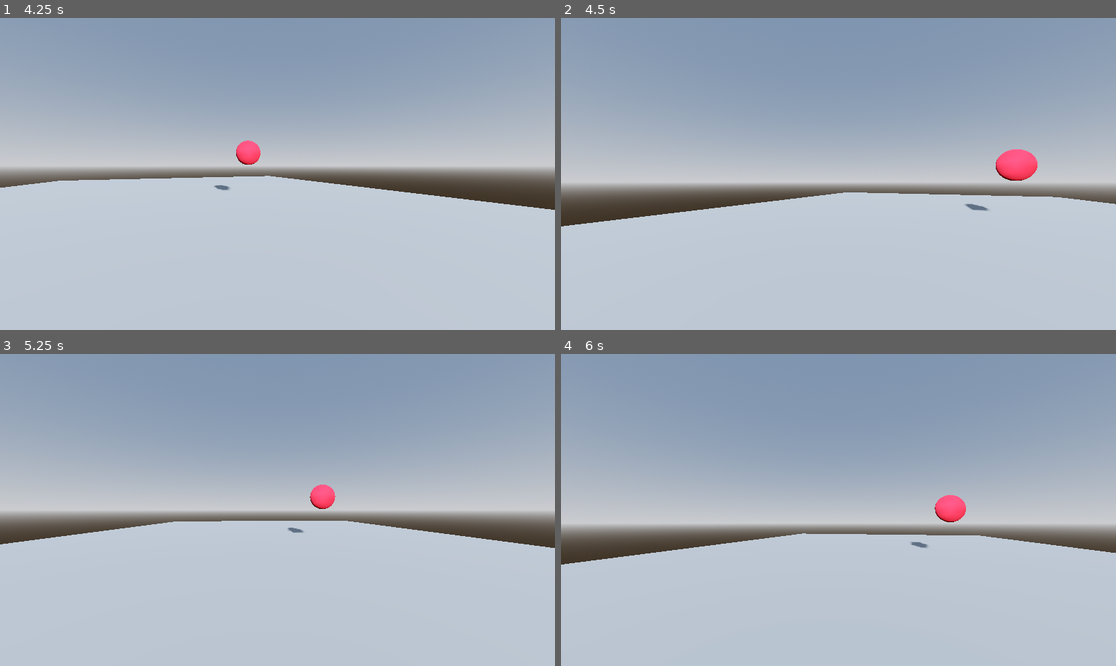
Above: before the commit, frames 1-4 (two rows, left to right).
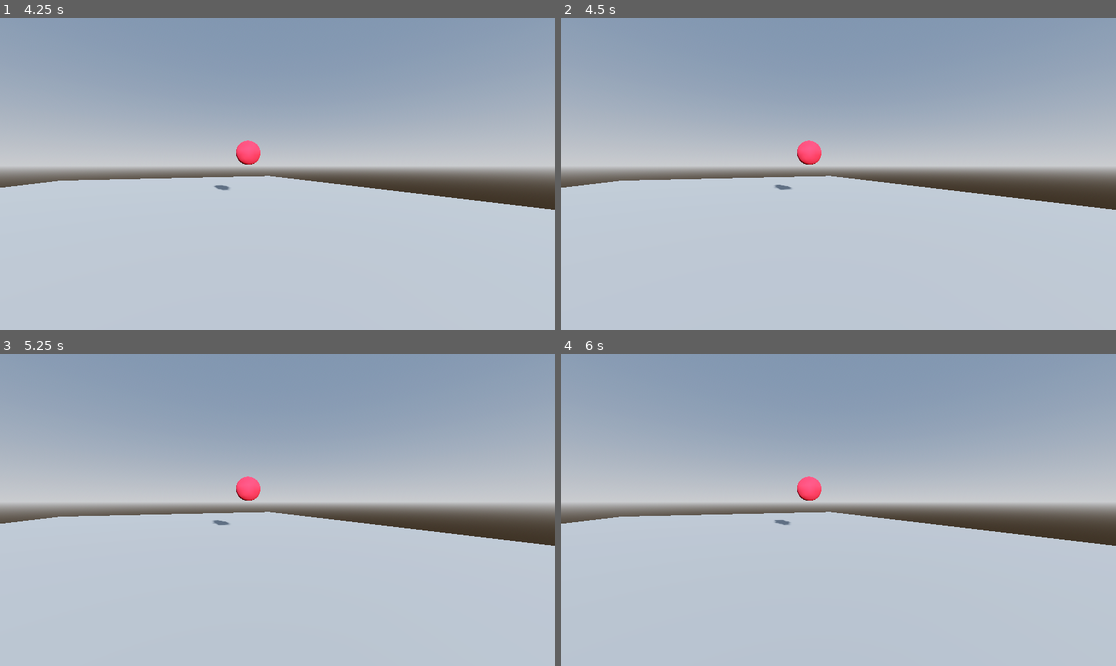
Above: after the commit, the same moments.

Repository: dama33/Sungazer
Game: Godot game, scene res://src/world/whitebox.tscn
Same seed, same stepped clock (60 frames per second), same inputs: the game is played once before the commit and once after it.
Inputs (mouse positions are in pixels of both pictures, inside the frame that each line leads up to):
- Up to frame 1 (4.25 s): tap Enter at 0.5, 2, 3.5 s; move the mouse to (305, 174) at 0.52 s; hold W (debug_forward) from 0.53 s (still down); tap Space at 1.25, 2.75 s; move the mouse to (249, 174) at 1.27 s; move the mouse to (288, 167) at 2.02 s; move the mouse to (271, 180) at 2.77 s; move the mouse to (316, 177) at 3.52 s; tap Escape (ui_cancel) at 4.15 s
- Up to frame 2 (4.5 s): keep holding W (debug_forward); move the mouse to (794, 170) at 4.27 s
- Up to frame 3 (5.25 s): keep holding W (debug_forward); move the mouse to (283, 510) at 5.02 s
- Up to frame 4 (6 s): tap Space at 5.75 s; move the mouse to (816, 503) at 5.77 s; release W (debug_forward) at 5.78 s; hold D (debug_right) from 5.78 s (still down)

Frame 1 is identical in both runs. In frame 2, 11% of the frame differs, in the area x 0-100%, y 39-67%; in frame 3, 7.8%; in frame 4, 11%.

Commit message:
added sizzling and sound stuff for player

Diff:
--- /dev/null
+++ b/default_bus_layout.tres
@@ -0,0 +1,15 @@
+[gd_resource type="AudioBusLayout" format=3 uid="uid://ddow3xla2ug3n"]
+
+[resource]
+bus/1/name = &"SFX"
+bus/1/solo = false
+bus/1/mute = false
+bus/1/bypass_fx = false
+bus/1/volume_db = -50.260223
+bus/1/send = &"Master"
+bus/2/name = &"Music"
+bus/2/solo = false
+bus/2/mute = false
+bus/2/bypass_fx = false
+bus/2/volume_db = 0.0
+bus/2/send = &"Master"
--- /dev/null
+++ b/src/ui/game_over_ui.tscn
@@ -0,0 +1,25 @@
+[gd_scene load_steps=2 format=3 uid="uid://c67s7krlh3p17"]
+
+[sub_resource type="LabelSettings" id="LabelSettings_di3v3"]
+font_size = 126
+outline_size = 60
+outline_color = Color(0, 0, 0, 1)
+
+[node name="GameOverUI" type="Control"]
+layout_mode = 3
+anchors_preset = 15
+anchor_right = 1.0
+anchor_bottom = 1.0
+grow_horizontal = 2
+grow_vertical = 2
+
+[node name="Label" type="Label" parent="."]
+layout_mode = 0
+offset_left = -4.0
+offset_top = 149.0
+offset_right = 1149.0
+offset_bottom = 523.0
+text = "GAME OVER
+Mom caught you"
+label_settings = SubResource("LabelSettings_di3v3")
+horizontal_alignment = 1
--- a/src/world/player.gd
+++ b/src/world/player.gd
@@ -1,32 +1,66 @@
 extends Area3D
 class_name Player
 
-var mouse_sensitivity = .005
+var mouse_sensitivity:float = .005
 var eye_health:float = 1000
-var DAMAGE_MODIFER = 1
+var DAMAGE_MODIFER:float = 1
+var currently_looking:bool = false
 @onready var player_camera = $Pivot/Camera3D
+@onready var game_over_ui = preload("res://src/ui/game_over_ui.tscn")
 
 func _ready():
+	random_time_for_mom_timer()
+	random_time_for_countdown_start_timer()
 	Input.mouse_mode = Input.MOUSE_MODE_CAPTURED
 	StareChecker.register_player(self)
 	StareChecker.sun_entered_view.connect(_temp_enter)
 	StareChecker.sun_exited_view.connect(_temp_exit)
 
 func _input(event: InputEvent) -> void:
-	if event is InputEventMouseMotion:
+	if Input.is_action_just_pressed("ui_cancel"):
+		if Input.mouse_mode == Input.MOUSE_MODE_CAPTURED:
+			Input.mouse_mode = Input.MOUSE_MODE_VISIBLE
+		else:
+			Input.mouse_mode = Input.MOUSE_MODE_CAPTURED
+	if event is InputEventMouseMotion && Input.mouse_mode != Input.MOUSE_MODE_VISIBLE:
 		rotate_y(-event.relative.x * mouse_sensitivity)
 		%Pivot.rotate_x(-event.relative.y * mouse_sensitivity)
 		%Pivot.rotation.x = clamp(%Pivot.rotation.x, deg_to_rad(-90), deg_to_rad(90))
 
 func take_damage(dot_product_value: float) -> bool:
 	eye_health-= dot_product_value*DAMAGE_MODIFER
-	print(eye_health)
+	AudioServer.set_bus_volume_db(AudioServer.get_bus_index("SFX"), -60 + (dot_product_value*60))
 	if(eye_health < 0):
 		return false
 	return true
 
+func random_time_for_countdown_start_timer():
+	%CountdownStartTimer.wait_time = (randf()*6)+2
+
+func random_time_for_mom_timer():
+	%MomTimer.wait_time = (randf()*4)+1
+
 func _temp_enter() -> void:
 	print("sun entered view")
+	currently_looking = true
+	%Sizzle.play()
+
 
 func _temp_exit() -> void:
 	print("sun exited view")
+	currently_looking = false
+	%Sizzle.stop()
+
+
+func _on_countdown_start_timer_timeout() -> void:
+	%Danger.play()
+	random_time_for_countdown_start_timer()
+	%MomTimer.start()
+
+
+func _on_mom_timer_timeout() -> void:
+	%Danger.stop()
+	if currently_looking:
+		add_child(game_over_ui.instantiate())
+	random_time_for_mom_timer()
+	%CountdownStartTimer.start()
--- a/src/world/player.tscn
+++ b/src/world/player.tscn
@@ -1,6 +1,8 @@
-[gd_scene load_steps=3 format=3 uid="uid://ckudr8chj1kgo"]
+[gd_scene load_steps=5 format=3 uid="uid://ckudr8chj1kgo"]
 
 [ext_resource type="Script" uid="uid://br1seygui4q2b" path="res://src/world/player.gd" id="1_4flbx"]
+[ext_resource type="AudioStream" uid="uid://ux2r7555qvde" path="res://src/audio/sizzling.mp3" id="2_4xnbj"]
+[ext_resource type="AudioStream" uid="uid://bsibq6bx2qpbg" path="res://src/audio/danger.mp3" id="3_xrmwb"]
 
 [sub_resource type="SphereShape3D" id="SphereShape3D_cixmp"]
 
@@ -15,3 +17,25 @@
 
 [node name="Camera3D" type="Camera3D" parent="Pivot"]
 current = true
+
+[node name="Sizzle" type="AudioStreamPlayer3D" parent="."]
+unique_name_in_owner = true
+stream = ExtResource("2_4xnbj")
+bus = &"SFX"
+
+[node name="MomTimer" type="Timer" parent="."]
+unique_name_in_owner = true
+one_shot = true
+
+[node name="Danger" type="AudioStreamPlayer3D" parent="."]
+unique_name_in_owner = true
+stream = ExtResource("3_xrmwb")
+bus = &"Music"
+
+[node name="CountdownStartTimer" type="Timer" parent="."]
+unique_name_in_owner = true
+one_shot = true
+autostart = true
+
+[connection signal="timeout" from="MomTimer" to="." method="_on_mom_timer_timeout"]
+[connection signal="timeout" from="CountdownStartTimer" to="." method="_on_countdown_start_timer_timeout"]
--- a/src/world/whitebox.tscn
+++ b/src/world/whitebox.tscn
@@ -40,9 +40,6 @@
 [node name="Sun" parent="." instance=ExtResource("2_4xxeg")]
 transform = Transform3D(10, 0, 0, 0, 10, 0, 0, 0, 10, -2.432211, 30.439358, 66.92793)
 
-[node name="DebugCamera3D" type="Camera3D" parent="."]
-transform = Transform3D(-0.20841196, 0.36596534, 0.9069917, -0.031303532, 0.9243842, -0.38017616, -0.97753996, -0.107625246, -0.18119672, 49.415756, 10.831852, 0)
-
 [node name="StaticBody3D" type="StaticBody3D" parent="."]
 transform = Transform3D(1, 0, 0, 0, 1, 0, 0, 0, 1, 25.635, 21.923, 4.701)
 
Not shown, added: src/audio/danger.mp3.import
Not shown, added: src/audio/sizzling.mp3.import
Not shown, added: src/audio/danger.mp3
Not shown, added: src/audio/sizzling.mp3
Not shown, added: src/danger.m4a
Not shown, added: src/sizzling.m4a
